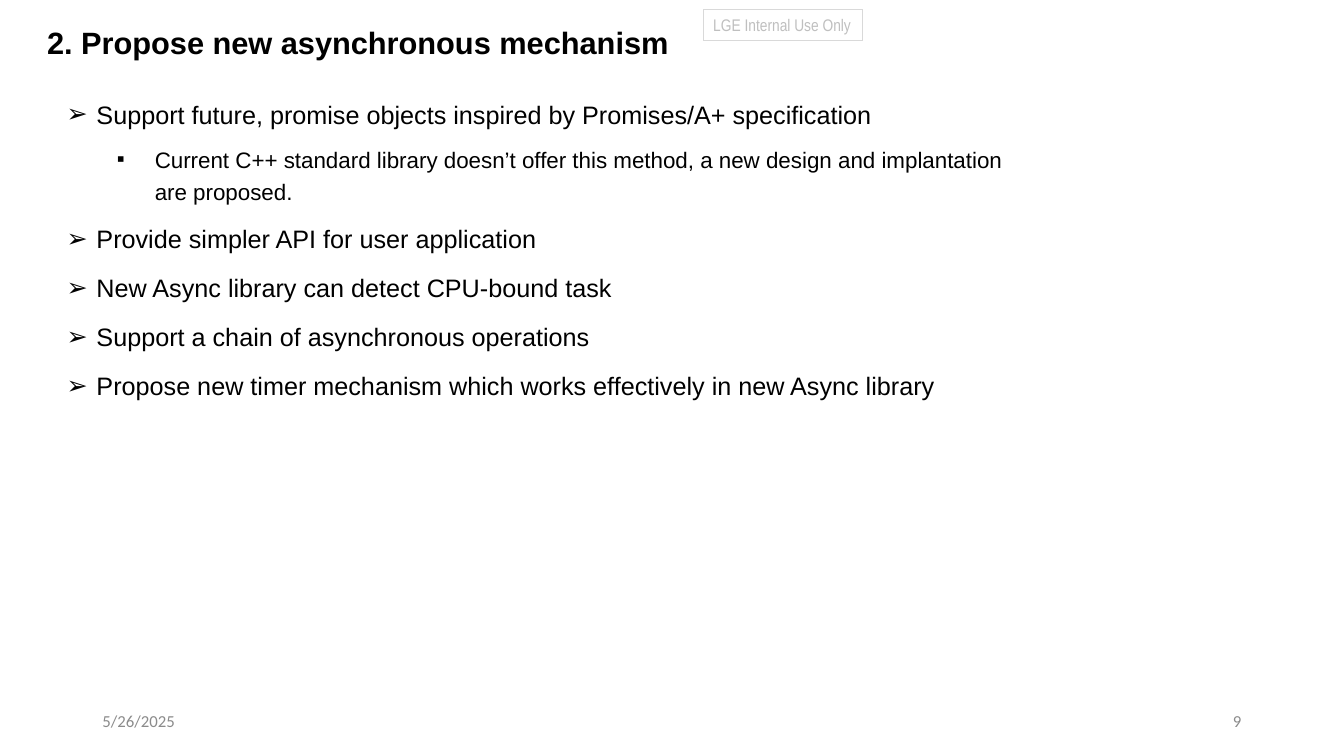
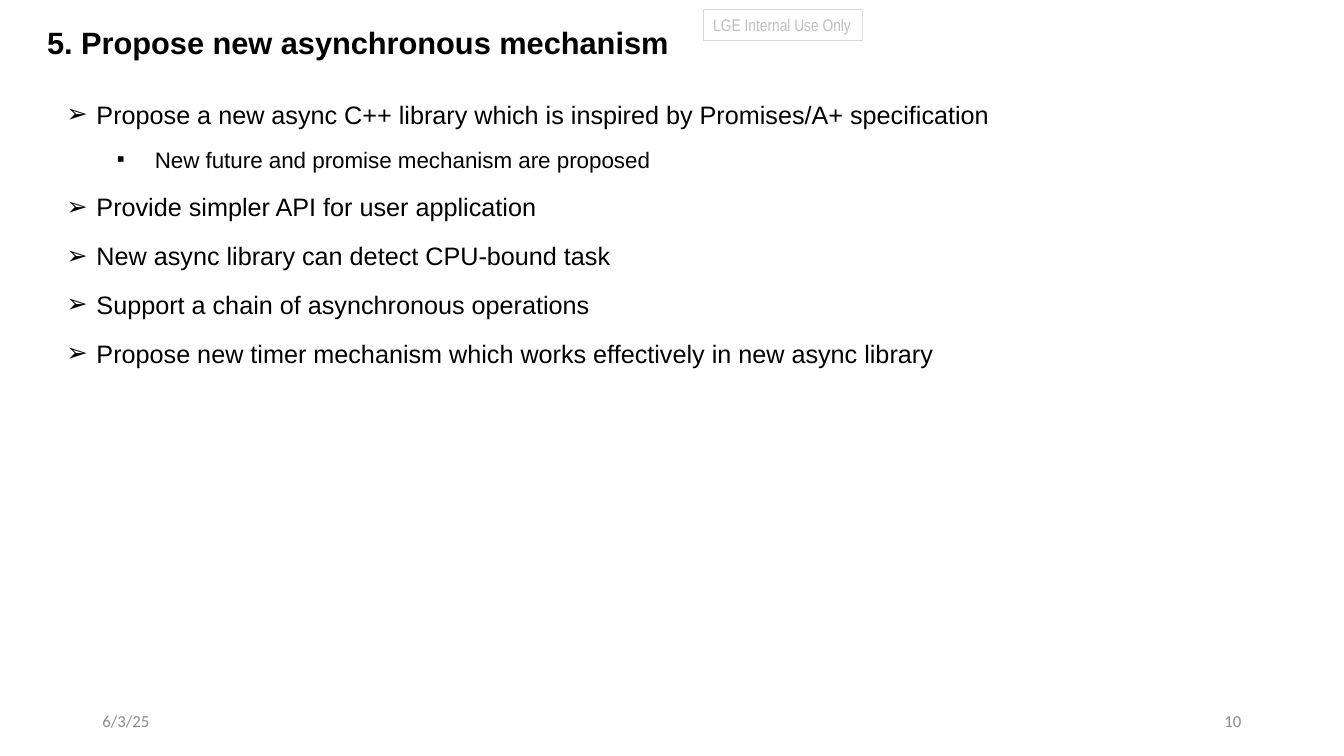
Before and after one commit to taikt/codefun, a slide deck: slide 10 of cpp/pattern/dispatcher_copilot/doc/sw_task.pptx (slide 9 before the commit). Drawn at 1344x756 pixels with LibreOffice and Linux fonts; fonts in the diff are those of the drawing. Boxes give left, top, right and bottom in pixels: in the first picture for what was removed or moved away, otherwise in the second. Text is boxed around its words. In the diff, an @@ line names an element or a change of style, - is before the commit and + after.

Commit message:
update

```diff
--- a/cpp/pattern/dispatcher_copilot/doc/sw_task.pptx
+++ b/cpp/pattern/dispatcher_copilot/doc/sw_task.pptx
@@ title at bbox=[47, 31, 668, 60]: text changed @@
-2. Propose new asynchronous mechanism
+5. Propose new asynchronous mechanism
@@ text at bbox=[96, 105, 989, 173]: text changed; size 16 to 18 pt @@
-➢ Support future, promise objects inspired by Promises/A+ specification
-  ▪ Current C++ standard library doesn’t offer this method, a new design and implantation are proposed.
+➢ Propose a new async C++ library which is inspired by Promises/A+ specification
+  ▪ New future and promise mechanism are proposed
@@ text at bbox=[96, 246, 610, 271]: text changed @@
-➢ New Async library can detect CPU-bound task
+➢ New async library can detect CPU-bound task
@@ text at bbox=[96, 344, 933, 368]: text changed @@
-➢ Propose new timer mechanism which works effectively in new Async library
+➢ Propose new timer mechanism which works effectively in new async library
@@ text at bbox=[102, 715, 149, 728]: text changed @@
-5/26/2025
+6/3/25
@@ page number at bbox=[1224, 716, 1241, 727]: text changed @@
-9
+10
```
Also in this commit, not shown: 15 other slides changed, 1 slide added.
